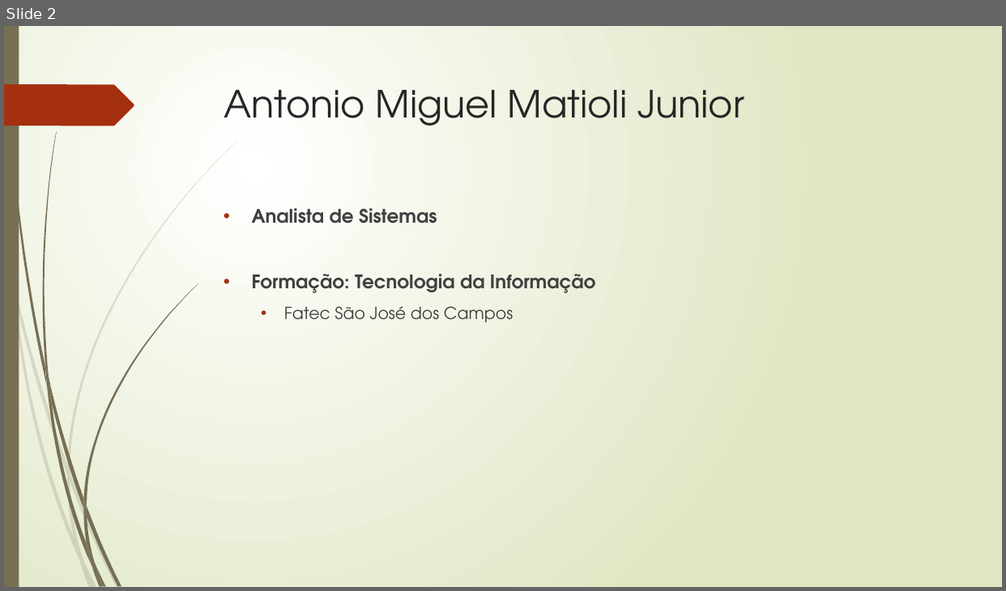
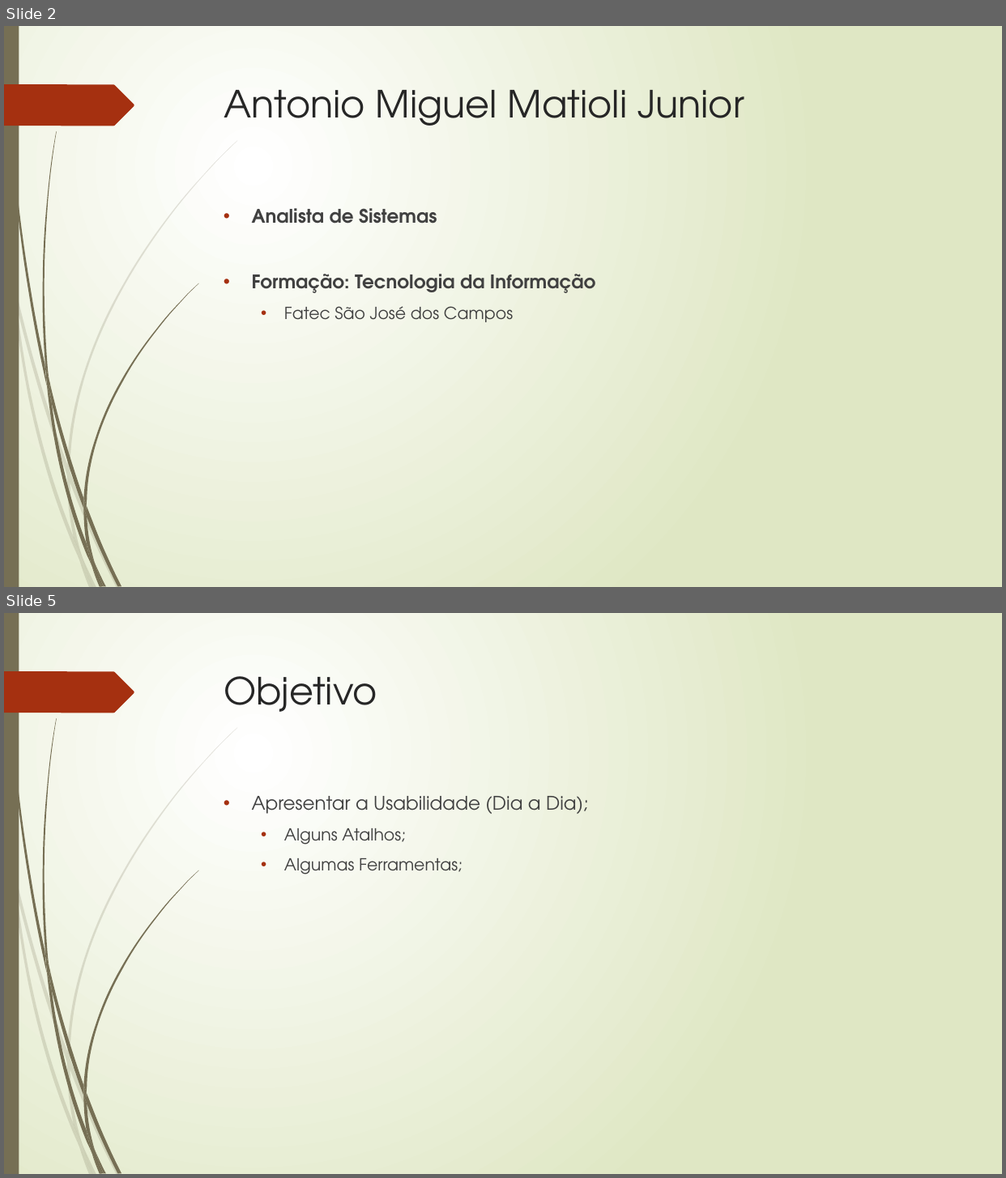
Before and after one commit to amatioli/Sublime, a slide deck: Sublime Text.pptx. Shown one above the other, each under a label of ours: slide 2 before the commit, slides 2 and 5 after it; the slides between them are not shown. The pictures are 1006x591 and 1006x1178 pixels, drawn with LibreOffice and Linux fonts; fonts in the diff are those of the drawing. Boxes give left, top, right and bottom in pixels: in the first picture for what was removed or moved away, otherwise in the second. Text is boxed around its words. In the diff, an @@ line names an element or a change of style, - is before the commit and + after.

```diff
--- a/Sublime Text.pptx
+++ b/Sublime Text.pptx
@@ slide 5 added at bbox=[4, 613, 1002, 1174], background gradient #FFFFFF to #DFE8C4; not listed: 24 template elements that a slide beside it also shows @@
@@ title added at bbox=[224, 676, 377, 712], 36 pt, text #262626 @@
+Objetivo
@@ text added at bbox=[252, 796, 588, 875], 16 pt, text #404040 @@
+• Apresentar a Usabilidade (Dia a Dia);
+  • Alguns Atalhos;
+  • Algumas Ferramentas;
```
Also in this commit, not shown: 2 slides changed, 2 other slides added, 4 slides removed, 5 other files.
